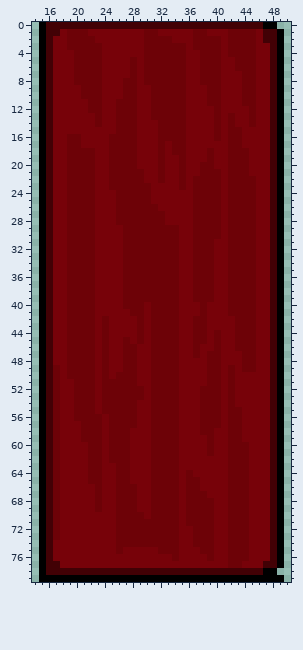
Sprite sheet, stored at assets/barn_door.png. The picture above is the old version.
The file is 64x80 pixels. Colours within 5 levels of each other are drawn and written as one. Shown: x 14..50, y 0..79.
The same view after the edit:
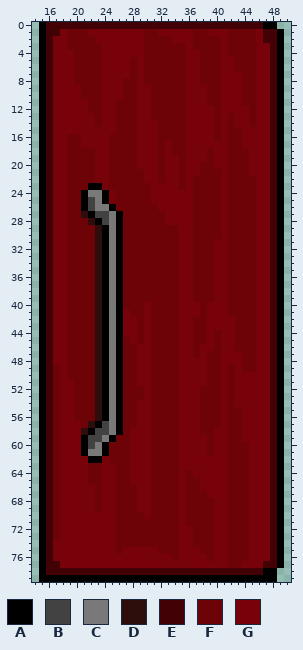
Palette (. is transparent): A #000000  B #424242  C #797979  D #2e0e0d  E #420105  F #6d0207  G #770209
Difference:
The edit turns colour F into colour A in row 23 at x 22; in rows 24 to 26 at x 21; in row 27 at x 22 and 26; in row 28 at x 26; in rows 42 to 49 at x 24; in rows 50 to 55 at x 24 and 26.
The edit turns colour F into colour A in row 56 at x 26; in row 57 at x 23 and 26; in row 58 at x 22 and 26; in row 59 at x 21 and 25; in row 62 at x 22 to 23.
The edit turns colour G into colour A in row 23 at x 23; in rows 24 to 25 at x 24; in row 26 at x 25; in row 28 at x 23; in rows 29 to 41 at x 24 and 26; in rows 42 to 49 at x 26.
The edit turns colour G into colour A in row 56 at x 24; in rows 60 to 61 at x 21 and 24.
The edit turns colour F into colour B in rows 25 to 26 at x 22; in row 58 at x 23; in row 59 at x 22 to 23; in row 60 at x 22.
The edit turns colour G into colour B in row 27 at x 23 to 24; in row 28 at x 24; in rows 57 to 58 at x 24.
The edit turns colour F into colour C in row 24 at x 22; in rows 51 to 58 at x 25; in row 60 at x 23; in row 61 at x 22 to 23.
The edit turns colour G into colour C in rows 24 to 25 at x 23; in row 26 at x 23 to 24; in rows 27 to 50 at x 25; in row 59 at x 24.
The edit turns colour F into colour D in row 27 at x 21; in row 28 at x 22; in row 56 at x 23; in row 57 at x 22; in row 58 at x 21.
The edit turns colour G into colour D in rows 29 to 55 at x 23.
Colour A is removed in row 79 at x 49.
Where, in picture pixels (left, top, right, bottom), the same in both pictures:
changed: (81, 183, 123, 463)
erased: (277, 575, 284, 582)
